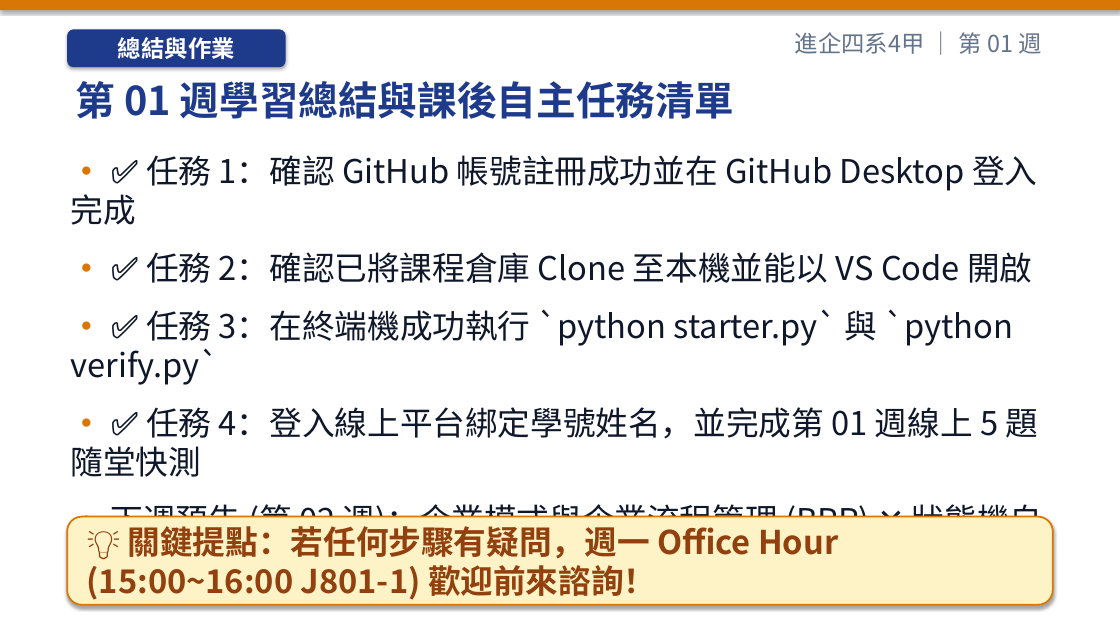
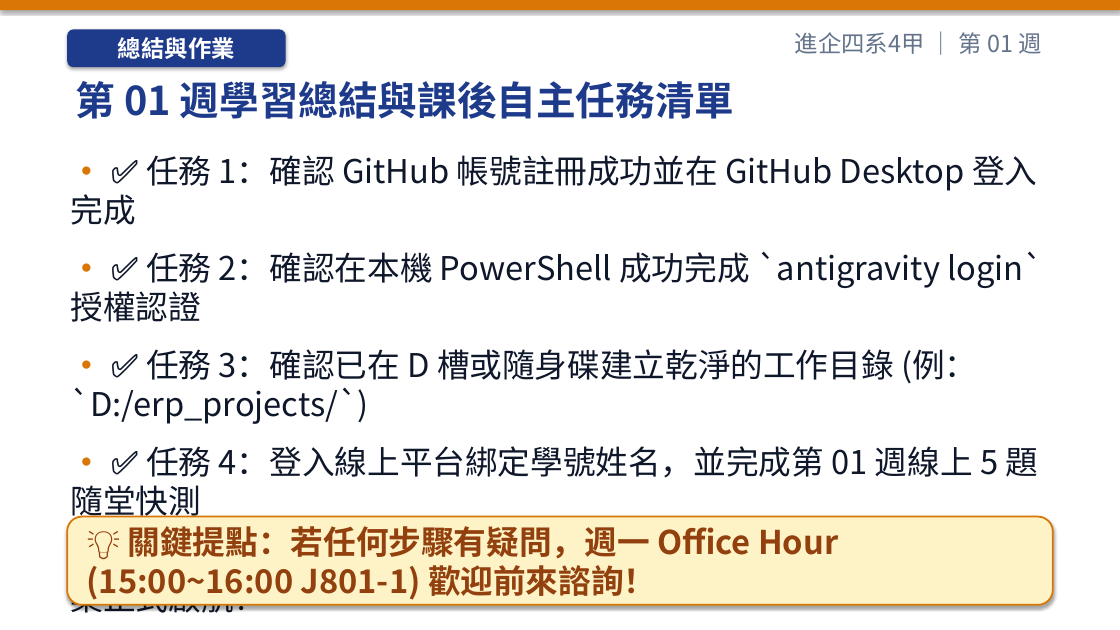
Before and after one commit to h12s12bs/vnu-enterprise-resource-planning, a slide deck: slide 63 of 01_每週教學簡報_PPT/ERP_第01週_課程導論、ERP_概念演進與數位轉型.pptx. Drawn at 1120x630 pixels with LibreOffice and Linux fonts; fonts in the diff are those of the drawing. Boxes give left, top, right and bottom in pixels: in the first picture for what was removed or moved away, otherwise in the second. Text is boxed around its words. In the diff, an @@ line names an element or a change of style, - is before the commit and + after.

```diff
--- a/01_每週教學簡報_PPT/ERP_第01週_課程導論、ERP_概念演進與數位轉型.pptx
+++ b/01_每週教學簡報_PPT/ERP_第01週_課程導論、ERP_概念演進與數位轉型.pptx
@@ text at bbox=[71, 251, 1043, 424]: text changed @@
-• ✅ 任務 2：確認已將課程倉庫 Clone 至本機並能以 VS Code 開啟
-• ✅ 任務 3：在終端機成功執行 `python starter.py` 與 `python verify.py`
+• ✅ 任務 2：確認在本機 PowerShell 成功完成 `antigravity login` 授權認證
+• ✅ 任務 3：確認已在 D 槽或隨身碟建立乾淨的工作目錄 (例：`D:/erp_projects/`)
@@ text at bbox=[71, 538, 914, 619]: text changed @@
-• 下週預告 (第 02 週)：企業模式與企業流程管理 (BPR) ✕ 狀態機自動化實務！
+• 下週預告 (第 02 週)：企業流程管理 (BPR) ✕ Antigravity 實作專案正式啟航！
```
Also in this commit, not shown: 12 other slides changed, 46 other files.
